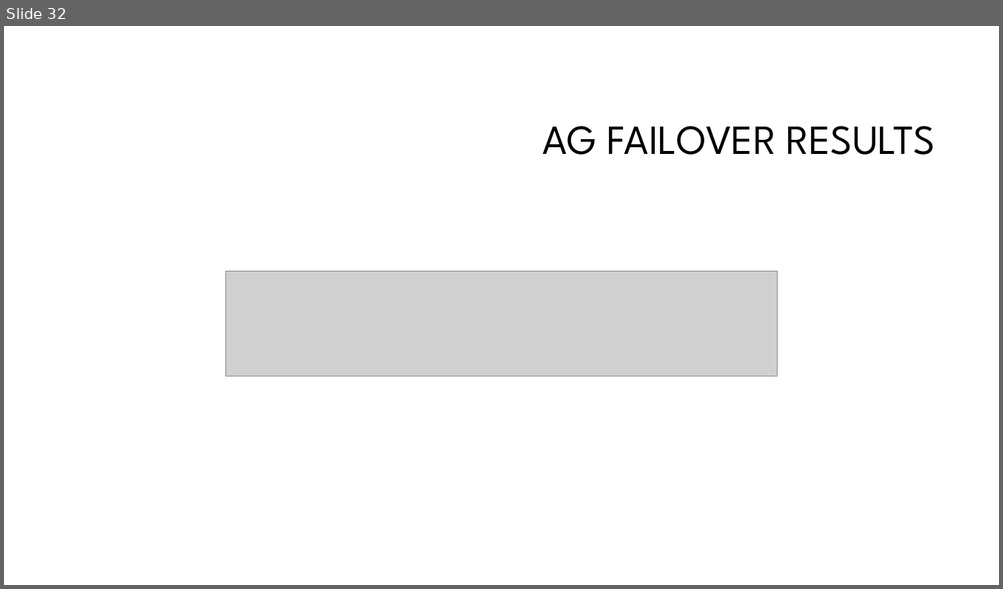
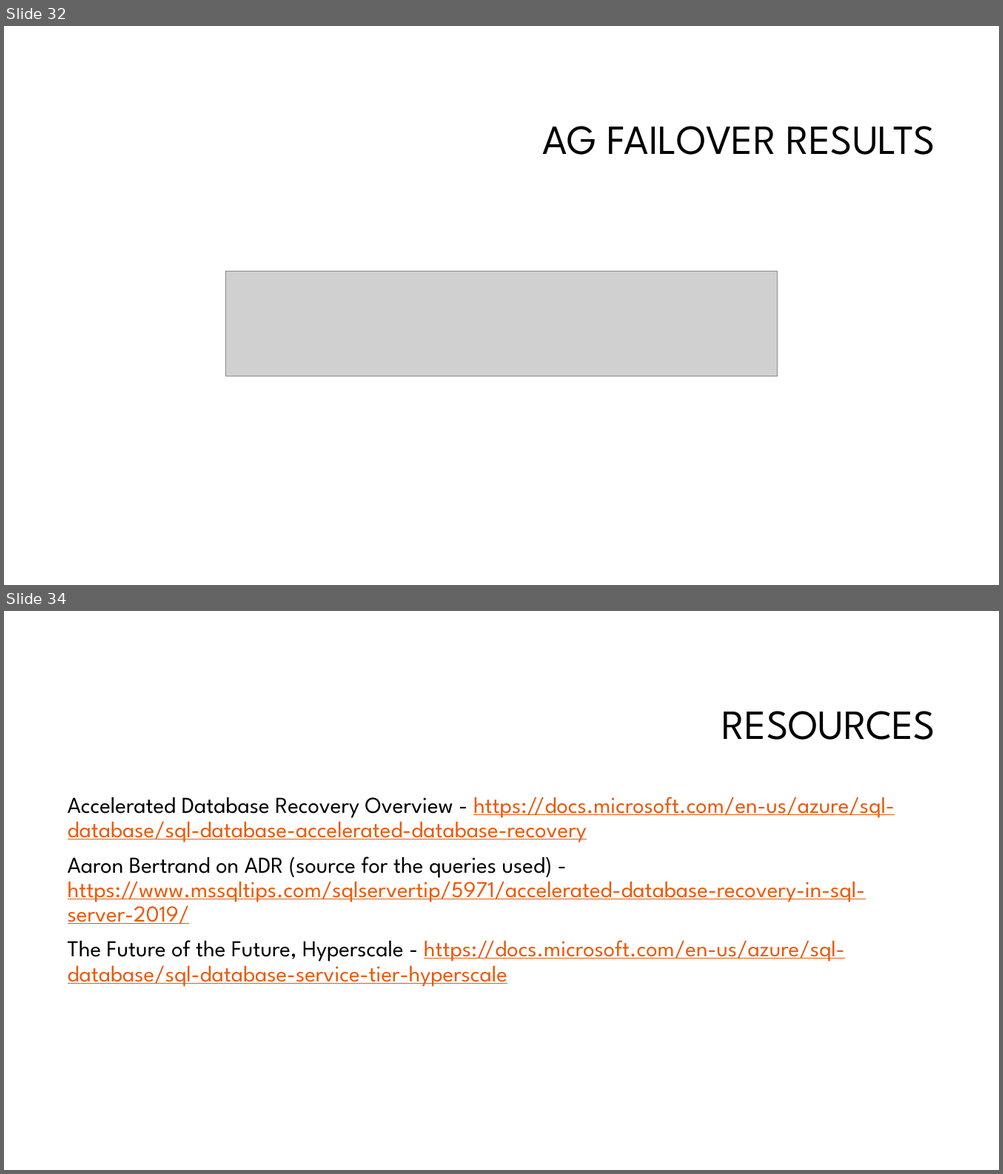
Before and after one commit to skreebydba/AcceleratedDatabaseRecovery, a slide deck: AcceleratedDatabaseRecovery/AcceleratedDatabaseRecovery.pptx. Shown one above the other, each under a label of ours: slide 32 before the commit, slides 32 and 34 after it; the slides between them are not shown. The pictures are 1003x589 and 1003x1174 pixels, drawn with LibreOffice and Linux fonts; fonts in the diff are those of the drawing; grey boxes stand for pictures; background and template pictures are left out. Boxes give left, top, right and bottom in pixels: in the first picture for what was removed or moved away, otherwise in the second. Text is boxed around its words. In the diff, an @@ line names an element or a change of style, - is before the commit and + after.

Commit message:
Added slides
Added Summary and Resources slides

```diff
--- a/AcceleratedDatabaseRecovery/AcceleratedDatabaseRecovery.pptx
+++ b/AcceleratedDatabaseRecovery/AcceleratedDatabaseRecovery.pptx
@@ slide 34 added at bbox=[4, 611, 999, 1170], background #FFFFFF @@
@@ title added at bbox=[722, 711, 935, 740], 40 pt, text #000000 @@
+RESOURCES
@@ text added at bbox=[68, 797, 894, 987], 22 pt, text #EA5A0C, underline @@
+Accelerated Database Recovery Overview - https://docs.microsoft.com/en-us/azure/sql-database/sql-database-accelerated-database-recovery
+Aaron Bertrand on ADR (source for the queries used) - https://www.mssqltips.com/sqlservertip/5971/accelerated-database-recovery-in-sql-server-2019/
+The Future of the Future, Hyperscale - https://docs.microsoft.com/en-us/azure/sql-database/sql-database-service-tier-hyperscale
```
Also in this commit, not shown: 1 slide changed, 1 other slide added.
